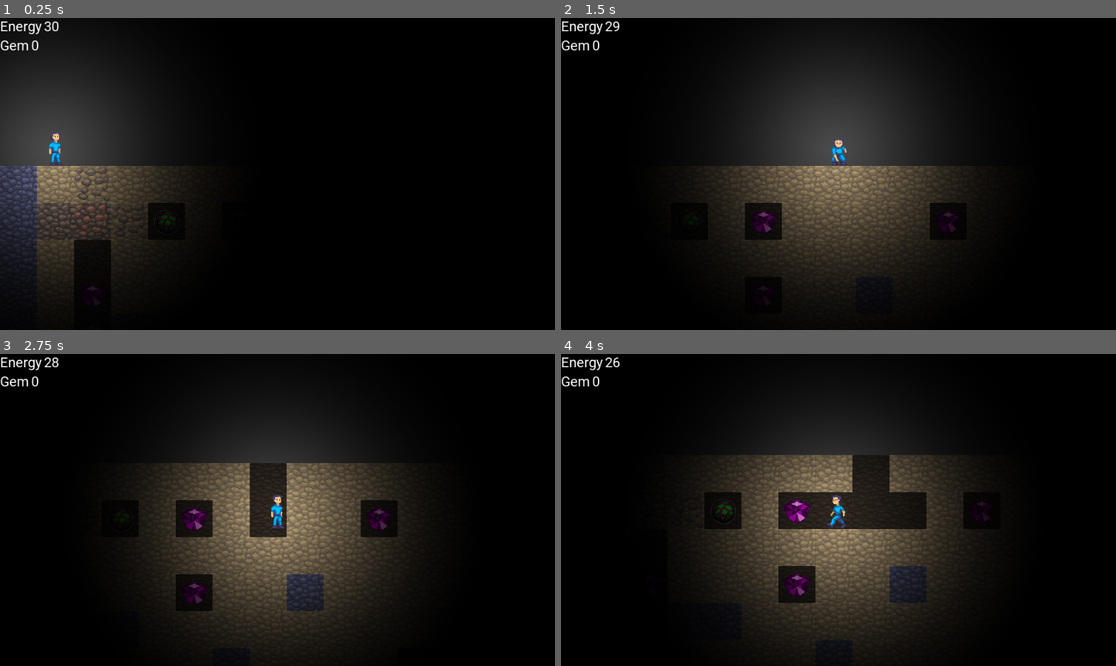
Above: before the commit, frames 1-4 (two rows, left to right).
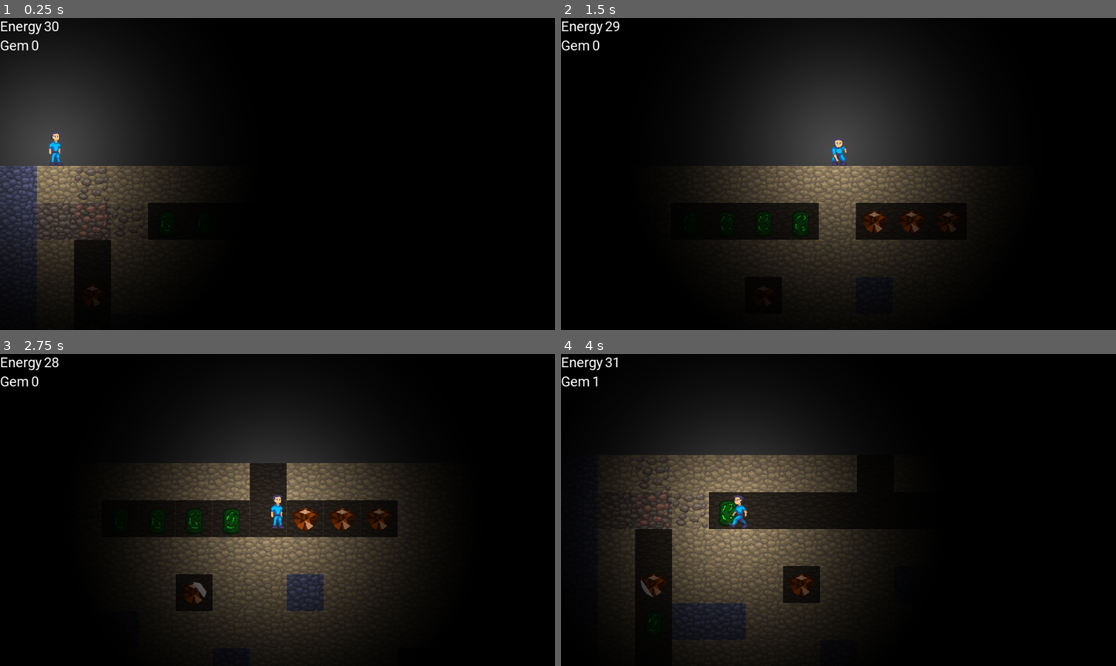
Above: after the commit, the same moments.

Repository: jusw85/ld48-godot
Game: Godot game, scene res://main.tscn
The game is run twice, just before and just after one commit, with the same random seed, the same clock (stepped at 60 frames per second) and the same inputs.
Inputs:
- Up to frame 1 (0.25 s): no input
- Up to frame 2 (1.5 s): tap Enter at 0.5 s; hold Right (ui_right) 0.53-1.28 s; hold Down (ui_down) from 1.28 s (still down)
- Up to frame 3 (2.75 s): release Down (ui_down) at 2.03 s; hold Right (ui_right) from 2.03 s (still down)
- Up to frame 4 (4 s): release Right (ui_right) at 2.78 s; hold Up (ui_up) 2.78-3.53 s; tap R (restart) at 3.5 s; hold Left (ui_left) from 3.53 s (still down)

The runs differ from the first frame. In frame 1, less than 0.1% of the frame differs, in the area x 16-32%, y 61-86%; in frame 2, 2.9%; in frame 3, 3.5%; in frame 4, 28%, in the area x 5-78%, y 1-96%.

Commit message:
Add gem and fuel animation

Diff:
--- a/collectibles/fuel.gd
+++ b/collectibles/fuel.gd
@@ -3,6 +3,13 @@
 
 export var fuel_pickup_value := 1
 
+onready var sprite: AnimatedSprite = $Area2D/AnimatedSprite
+
+func _ready():
+	var num_frames = sprite.frames.get_frame_count("flash")
+	var frame = randi() % num_frames
+	sprite.frame = randi() % num_frames
+
 
 func _on_Area2D_body_entered(body):
 	body.change_fuel(fuel_pickup_value)
--- a/collectibles/fuel.tscn
+++ b/collectibles/fuel.tscn
@@ -1,10 +1,38 @@
-[gd_scene load_steps=4 format=2]
+[gd_scene load_steps=9 format=2]
 
-[ext_resource path="res://level/fuel1.png" type="Texture" id=1]
 [ext_resource path="res://collectibles/fuel.gd" type="Script" id=2]
+[ext_resource path="res://collectibles/fuel2.png" type="Texture" id=3]
 
 [sub_resource type="CircleShape2D" id=1]
 radius = 20.0
+
+[sub_resource type="AtlasTexture" id=2]
+flags = 4
+atlas = ExtResource( 3 )
+region = Rect2( 0, 0, 64, 64 )
+
+[sub_resource type="AtlasTexture" id=3]
+flags = 4
+atlas = ExtResource( 3 )
+region = Rect2( 64, 0, 64, 64 )
+
+[sub_resource type="AtlasTexture" id=4]
+flags = 4
+atlas = ExtResource( 3 )
+region = Rect2( 128, 0, 64, 64 )
+
+[sub_resource type="AtlasTexture" id=5]
+flags = 4
+atlas = ExtResource( 3 )
+region = Rect2( 192, 0, 64, 64 )
+
+[sub_resource type="SpriteFrames" id=6]
+animations = [ {
+"frames": [ SubResource( 2 ), SubResource( 3 ), SubResource( 4 ), SubResource( 5 ) ],
+"loop": true,
+"name": "flash",
+"speed": 5.0
+} ]
 
 [node name="Fuel" type="Node2D"]
 script = ExtResource( 2 )
@@ -14,10 +42,13 @@
 collision_layer = 2
 collision_mask = 4
 
-[node name="Sprite" type="Sprite" parent="Area2D"]
-texture = ExtResource( 1 )
-
 [node name="CollisionShape2D" type="CollisionShape2D" parent="Area2D"]
 shape = SubResource( 1 )
 
+[node name="AnimatedSprite" type="AnimatedSprite" parent="Area2D"]
+frames = SubResource( 6 )
+animation = "flash"
+frame = 3
+playing = true
+
 [connection signal="body_entered" from="Area2D" to="." method="_on_Area2D_body_entered"]
--- a/collectibles/gem.gd
+++ b/collectibles/gem.gd
@@ -2,8 +2,26 @@
 
 
 export var gem_pickup_value := 1
+export var flash_time := Vector2(2.0, 5.0)
+
+onready var sprite: AnimatedSprite = $Area2D/AnimatedSprite
+onready var timer: Timer = $Area2D/Timer
+
+
+func _ready():
+	timer.wait_time = rand_range(flash_time.x, flash_time.y)
+	timer.start()
 
 
 func _on_Area2D_body_entered(body):
 	body.change_gem(gem_pickup_value)
 	queue_free()
+
+
+func _on_Timer_timeout():
+	sprite.play("flash")
+
+
+func _on_AnimatedSprite_animation_finished():
+	if sprite.animation == "flash":
+		sprite.animation = "idle"
--- a/collectibles/gem.tscn
+++ b/collectibles/gem.tscn
@@ -1,10 +1,53 @@
-[gd_scene load_steps=4 format=2]
+[gd_scene load_steps=11 format=2]
 
-[ext_resource path="res://level/gem1.png" type="Texture" id=1]
 [ext_resource path="res://collectibles/gem.gd" type="Script" id=2]
+[ext_resource path="res://collectibles/gem2.png" type="Texture" id=3]
 
 [sub_resource type="CircleShape2D" id=1]
 radius = 20.0
+
+[sub_resource type="AtlasTexture" id=8]
+flags = 4
+atlas = ExtResource( 3 )
+region = Rect2( 0, 0, 64, 64 )
+
+[sub_resource type="AtlasTexture" id=3]
+flags = 4
+atlas = ExtResource( 3 )
+region = Rect2( 0, 0, 64, 64 )
+
+[sub_resource type="AtlasTexture" id=4]
+flags = 4
+atlas = ExtResource( 3 )
+region = Rect2( 64, 0, 64, 64 )
+
+[sub_resource type="AtlasTexture" id=5]
+flags = 4
+atlas = ExtResource( 3 )
+region = Rect2( 128, 0, 64, 64 )
+
+[sub_resource type="AtlasTexture" id=6]
+flags = 4
+atlas = ExtResource( 3 )
+region = Rect2( 192, 0, 64, 64 )
+
+[sub_resource type="AtlasTexture" id=7]
+flags = 4
+atlas = ExtResource( 3 )
+region = Rect2( 256, 0, 64, 64 )
+
+[sub_resource type="SpriteFrames" id=2]
+animations = [ {
+"frames": [ SubResource( 8 ) ],
+"loop": false,
+"name": "idle",
+"speed": 5.0
+}, {
+"frames": [ SubResource( 3 ), SubResource( 4 ), SubResource( 5 ), SubResource( 6 ), SubResource( 7 ) ],
+"loop": false,
+"name": "flash",
+"speed": 10.0
+} ]
 
 [node name="Gem" type="Node2D"]
 script = ExtResource( 2 )
@@ -12,10 +55,16 @@
 [node name="Area2D" type="Area2D" parent="."]
 position = Vector2( 32, 32 )
 
-[node name="Sprite" type="Sprite" parent="Area2D"]
-texture = ExtResource( 1 )
-
 [node name="CollisionShape2D" type="CollisionShape2D" parent="Area2D"]
 shape = SubResource( 1 )
 
+[node name="AnimatedSprite" type="AnimatedSprite" parent="Area2D"]
+frames = SubResource( 2 )
+animation = "idle"
+playing = true
+
+[node name="Timer" type="Timer" parent="Area2D"]
+
 [connection signal="body_entered" from="Area2D" to="." method="_on_Area2D_body_entered"]
+[connection signal="animation_finished" from="Area2D/AnimatedSprite" to="." method="_on_AnimatedSprite_animation_finished"]
+[connection signal="timeout" from="Area2D/Timer" to="." method="_on_Timer_timeout"]
--- a/level/level.tscn
+++ b/level/level.tscn
@@ -3,6 +3,15 @@
 [ext_resource path="res://level/fuel1.png" type="Texture" id=1]
 [ext_resource path="res://level/gem1.png" type="Texture" id=2]
 [ext_resource path="res://level/soil-all.png" type="Texture" id=5]
+
+[sub_resource type="ConvexPolygonShape2D" id=1]
+points = PoolVector2Array( 0, 0, 64, 0, 64, 64, 0, 64 )
+
+[sub_resource type="ConvexPolygonShape2D" id=2]
+points = PoolVector2Array( 0, 0, 64, 0, 64, 64, 0, 64 )
+
+[sub_resource type="ConvexPolygonShape2D" id=3]
+points = PoolVector2Array( 0, 0, 64, 0, 64, 64, 0, 64 )
 
 [sub_resource type="ConvexPolygonShape2D" id=4]
 points = PoolVector2Array( 0, 0, 64, 0, 64, 64, 0, 64 )
@@ -19,16 +28,7 @@
 [sub_resource type="ConvexPolygonShape2D" id=8]
 points = PoolVector2Array( 0, 0, 64, 0, 64, 64, 0, 64 )
 
-[sub_resource type="ConvexPolygonShape2D" id=9]
-points = PoolVector2Array( 0, 0, 64, 0, 64, 64, 0, 64 )
-
-[sub_resource type="ConvexPolygonShape2D" id=10]
-points = PoolVector2Array( 0, 0, 64, 0, 64, 64, 0, 64 )
-
-[sub_resource type="ConvexPolygonShape2D" id=11]
-points = PoolVector2Array( 0, 0, 64, 0, 64, 64, 0, 64 )
-
-[sub_resource type="TileSet" id=12]
+[sub_resource type="TileSet" id=9]
 0/name = "fuel1.png 0"
 0/texture = ExtResource( 1 )
 0/tex_offset = Vector2( 0, 0 )
@@ -74,87 +74,87 @@
 4/navigation_offset = Vector2( 0, 0 )
 4/shape_offset = Vector2( 0, 0 )
 4/shape_transform = Transform2D( 1, 0, 0, 1, 0, 0 )
-4/shape = SubResource( 4 )
+4/shape = SubResource( 1 )
 4/shape_one_way = false
 4/shape_one_way_margin = 1.0
 4/shapes = [ {
 "autotile_coord": Vector2( 2, 0 ),
 "one_way": false,
 "one_way_margin": 1.0,
-"shape": SubResource( 4 ),
+"shape": SubResource( 1 ),
 "shape_transform": Transform2D( 1, 0, 0, 1, 0, 0 )
 }, {
 "autotile_coord": Vector2( 1, 0 ),
 "one_way": false,
 "one_way_margin": 1.0,
-"shape": SubResource( 5 ),
+"shape": SubResource( 2 ),
 "shape_transform": Transform2D( 1, 0, 0, 1, 0, 0 )
 }, {
 "autotile_coord": Vector2( 3, 0 ),
 "one_way": false,
 "one_way_margin": 1.0,
-"shape": SubResource( 6 ),
+"shape": SubResource( 3 ),
 "shape_transform": Transform2D( 1, 0, 0, 1, 0, 0 )
 }, {
 "autotile_coord": Vector2( 4, 0 ),
 "one_way": false,
 "one_way_margin": 1.0,
-"shape": SubResource( 7 ),
+"shape": SubResource( 4 ),
 "shape_transform": Transform2D( 1, 0, 0, 1, 0, 0 )
 }, {
 "autotile_coord": Vector2( 5, 0 ),
 "one_way": false,
 "one_way_margin": 1.0,
-"shape": SubResource( 8 ),
+"shape": SubResource( 5 ),
 "shape_transform": Transform2D( 1, 0, 0, 1, 0, 0 )
 }, {
 "autotile_coord": Vector2( 5, 0 ),
 "one_way": false,
 "one_way_margin": 1.0,
-"shape": SubResource( 9 ),
+"shape": SubResource( 6 ),
 "shape_transform": Transform2D( 1, 0, 0, 1, 0, 0 )
 }, {
 "autotile_coord": Vector2( 6, 0 ),
 "one_way": false,
 "one_way_margin": 1.0,
-"shape": SubResource( 10 ),
+"shape": SubResource( 7 ),
 "shape_transform": Transform2D( 1, 0, 0, 1, 0, 0 )
 }, {
 "autotile_coord": Vector2( 7, 0 ),
 "one_way": false,
 "one_way_margin": 1.0,
-"shape": SubResource( 11 ),
+"shape": SubResource( 8 ),
 "shape_transform": Transform2D( 1, 0, 0, 1, 0, 0 )
 } ]
 4/z_index = 0
 
-[sub_resource type="RectangleShape2D" id=13]
+[sub_resource type="RectangleShape2D" id=10]
 extents = Vector2( 32, 2000 )
 
-[sub_resource type="RectangleShape2D" id=14]
+[sub_resource type="RectangleShape2D" id=11]
 extents = Vector2( 1000, 32 )
 
 [node name="Node2D" type="Node2D"]
 
 [node name="TileMap" type="TileMap" parent="."]
-tile_set = SubResource( 12 )
+tile_set = SubResource( 9 )
 format = 1
-tile_data = PoolIntArray( 0, 4, 7, 1, 4, 1, 2, 4, 2, 3, 4, 1 …(188 unchanged characters)…  4, 4, 65539, 4, 2, 65540, 0, 0, 65541, 4, 1, 65542, 1, 0, 65543, 4, 1, 65544, 4, 1, 65545, 4, 1, 65546, 4, 1, 65547, 1, 0, 65548, 4, 1, 65549, 4, 1, …(8757 unchanged characters)…
+tile_data = PoolIntArray( 0, 4, 7, 1, 4, 1, 2, 4, 2, 3, 4, 1 …(188 unchanged characters)…  4, 4, 65539, 4, 2, 65540, 0, 0, 65541, 0, 0, 65542, 0, 0, 65543, 0, 0, 65544, 4, 1, 65545, 1, 0, 65546, 1, 0, 65547, 1, 0, 65548, 4, 1, 65549, 4, 1, …(8757 unchanged characters)…
 
 [node name="LeftBounds" type="StaticBody2D" parent="."]
 
 [node name="CollisionShape2D" type="CollisionShape2D" parent="LeftBounds"]
 position = Vector2( -32, 1000 )
-shape = SubResource( 13 )
+shape = SubResource( 10 )
 
 [node name="RightBounds" type="StaticBody2D" parent="."]
 
 [node name="CollisionShape2D" type="CollisionShape2D" parent="RightBounds"]
 position = Vector2( 1312, 1000 )
-shape = SubResource( 13 )
+shape = SubResource( 10 )
 
 [node name="LowerBounds" type="StaticBody2D" parent="."]
 
 [node name="CollisionShape2D" type="CollisionShape2D" parent="LowerBounds"]
 position = Vector2( 600, 2080 )
-shape = SubResource( 14 )
+shape = SubResource( 11 )
--- a/player/player.tscn
+++ b/player/player.tscn
@@ -1,102 +1,101 @@
-[gd_scene load_steps=22 format=2]
+[gd_scene load_steps=21 format=2]
 
 [ext_resource path="res://player/directional_input.gd" type="Script" id=1]
 [ext_resource path="res://player/player.gd" type="Script" id=2]
-[ext_resource path="res://player/man1.png" type="Texture" id=3]
 [ext_resource path="res://player/mask.png" type="Texture" id=4]
 [ext_resource path="res://player/person1_ss.png" type="Texture" id=5]
 
 [sub_resource type="RectangleShape2D" id=1]
 extents = Vector2( 15.6938, 28.7737 )
 
-[sub_resource type="AtlasTexture" id=17]
+[sub_resource type="AtlasTexture" id=2]
 flags = 4
 atlas = ExtResource( 5 )
 region = Rect2( 448, 0, 64, 64 )
 
-[sub_resource type="AtlasTexture" id=18]
+[sub_resource type="AtlasTexture" id=3]
 flags = 4
 atlas = ExtResource( 5 )
 region = Rect2( 256, 0, 64, 64 )
 
-[sub_resource type="AtlasTexture" id=19]
+[sub_resource type="AtlasTexture" id=4]
 flags = 4
 atlas = ExtResource( 5 )
 region = Rect2( 320, 0, 64, 64 )
 
-[sub_resource type="AtlasTexture" id=20]
+[sub_resource type="AtlasTexture" id=5]
 flags = 4
 atlas = ExtResource( 5 )
 region = Rect2( 384, 0, 64, 64 )
 
-[sub_resource type="AtlasTexture" id=21]
+[sub_resource type="AtlasTexture" id=6]
 flags = 4
 atlas = ExtResource( 5 )
 region = Rect2( 512, 0, 64, 64 )
 
-[sub_resource type="AtlasTexture" id=22]
+[sub_resource type="AtlasTexture" id=7]
 flags = 4
 atlas = ExtResource( 5 )
 region = Rect2( 576, 0, 64, 64 )
 
-[sub_resource type="AtlasTexture" id=23]
+[sub_resource type="AtlasTexture" id=8]
 flags = 4
 atlas = ExtResource( 5 )
 region = Rect2( 640, 0, 64, 64 )
 
-[sub_resource type="AtlasTexture" id=24]
+[sub_resource type="AtlasTexture" id=9]
 flags = 4
 atlas = ExtResource( 5 )
 region = Rect2( 704, 0, 64, 64 )
 
-[sub_resource type="AtlasTexture" id=25]
+[sub_resource type="AtlasTexture" id=10]
 flags = 4
 atlas = ExtResource( 5 )
 region = Rect2( 768, 0, 64, 64 )
 
-[sub_resource type="AtlasTexture" id=26]
+[sub_resource type="AtlasTexture" id=11]
 flags = 4
 atlas = ExtResource( 5 )
 region = Rect2( 832, 0, 64, 64 )
 
-[sub_resource type="AtlasTexture" id=27]
+[sub_resource type="AtlasTexture" id=12]
 flags = 4
 atlas = ExtResource( 5 )
 region = Rect2( 0, 0, 64, 64 )
 
-[sub_resource type="AtlasTexture" id=28]
+[sub_resource type="AtlasTexture" id=13]
 flags = 4
 atlas = ExtResource( 5 )
 region = Rect2( 64, 0, 64, 64 )
 
-[sub_resource type="AtlasTexture" id=29]
+[sub_resource type="AtlasTexture" id=14]
 flags = 4
 atlas = ExtResource( 5 )
 region = Rect2( 128, 0, 64, 64 )
 
-[sub_resource type="AtlasTexture" id=30]
+[sub_resource type="AtlasTexture" id=15]
 flags = 4
 atlas = ExtResource( 5 )
 region = Rect2( 192, 0, 64, 64 )
 
 [sub_resource type="SpriteFrames" id=16]
 animations = [ {
-"frames": [ SubResource( 17 ) ],
+"frames": [ SubResource( 2 ) ],
 "loop": false,
 "name": "idle",
 "speed": 5.0
 }, {
-"frames": [ SubResource( 18 ), SubResource( 19 ), SubResource( 20 ) ],
+"frames": [ SubResource( 3 ), SubResource( 4 ), SubResource( 5 ) ],
 "loop": false,
 "name": "punchright",
 "speed": 10.0
 }, {
-"frames": [ SubResource( 21 ), SubResource( 22 ), SubResource( 23 ), SubResource( 24 ), SubResource( 25 ), SubResource( 26 ) ],
+"frames": [ SubResource( 6 ), SubResource( 7 ), SubResource( 8 ), SubResource( 9 ), SubResource( 10 ), SubResource( 11 ) ],
 "loop": false,
 "name": "punchdown",
 "speed": 10.0
 }, {
-"frames": [ SubResource( 27 ), SubResource( 28 ), SubResource( 29 ), SubResource( 30 ) ],
+"frames": [ SubResource( 12 ), SubResource( 13 ), SubResource( 14 ), SubResource( 15 ) ],
 "loop": true,
 "name": "walking",
 "speed": 10.0
@@ -108,10 +107,6 @@
 
 [node name="DirectionalInput" type="Node" parent="."]
 script = ExtResource( 1 )
-
-[node name="Sprite" type="Sprite" parent="."]
-visible = false
-texture = ExtResource( 3 )
 
 [node name="Hitbox" type="CollisionShape2D" parent="."]
 position = Vector2( 0, 4.205 )
Binary file added: collectibles/fuel2.png
Not shown, added: collectibles/fuel2.png.import
Binary file added: collectibles/gem2.png
Not shown, added: collectibles/gem2.png.import
